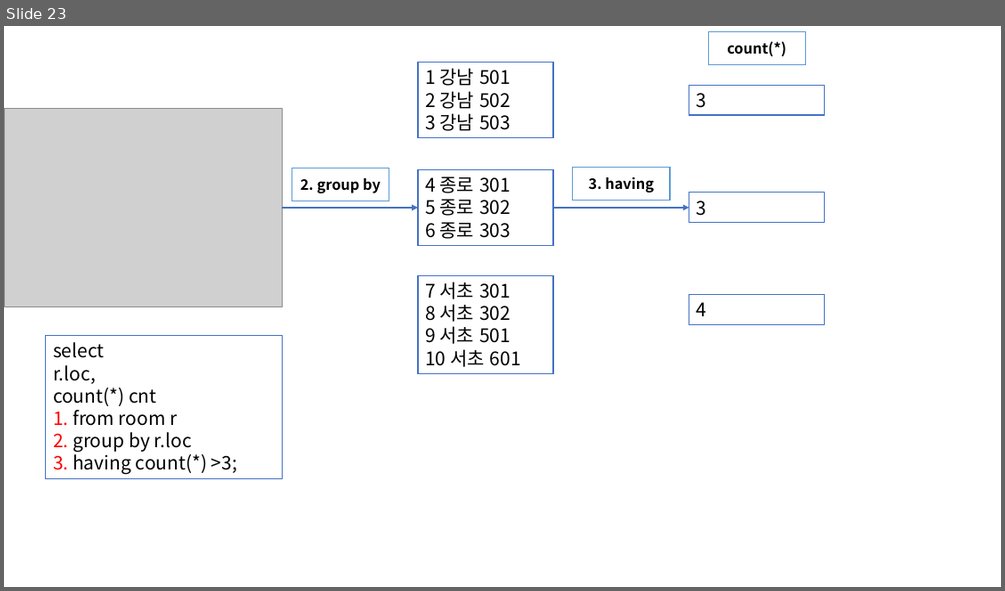
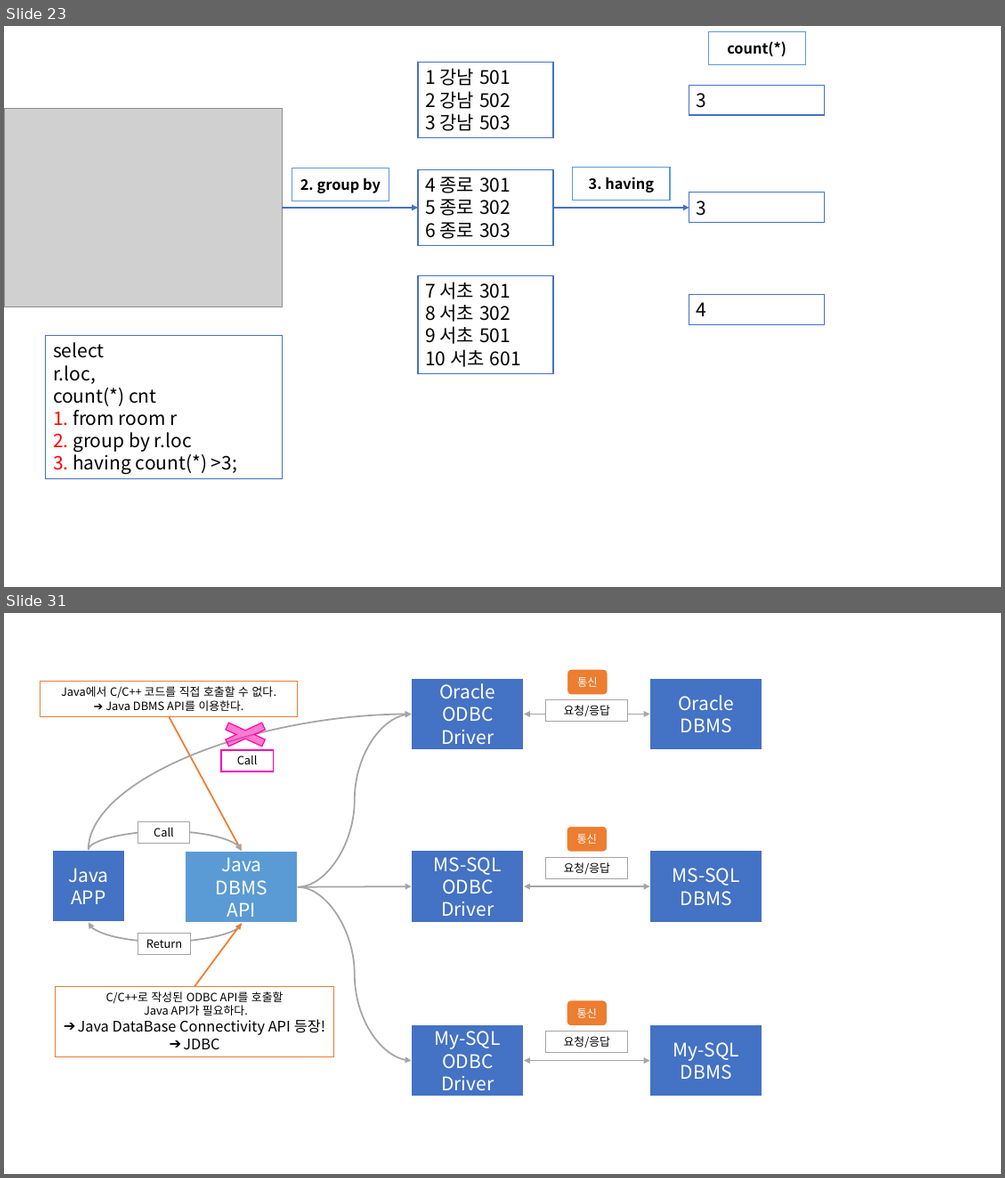
Before and after one commit to Dingadung/2022-study-workspace, a slide deck: study-note/데이터베이스/2022-09-05 내용정리.pptx. Shown one above the other, each under a label of ours: slide 23 before the commit, slides 23 and 31 after it; the slides between them are not shown. The pictures are 1005x591 and 1005x1178 pixels, drawn with LibreOffice and Linux fonts; fonts in the diff are those of the drawing; grey boxes stand for pictures. Boxes give left, top, right and bottom in pixels: in the first picture for what was removed or moved away, otherwise in the second. Text is boxed around its words. In the diff, an @@ line names an element or a change of style, - is before the commit and + after.

```diff
--- a/study-note/데이터베이스/2022-09-05 내용정리.pptx
+++ b/study-note/데이터베이스/2022-09-05 내용정리.pptx
@@ slide 31 added at [4,613,1001,1174], background #FFFFFF @@
@@ rectangle added at [40,681,298,716], fill #FFFFFF, outline #ED7D31 1 pt, 11 pt, text #000000 @@
+Java에서 C/C++ 코드를 직접 호출할 수 없다.
+➔ Java DBMS API를 이용한다.
@@ rectangle added at [412,678,525,751], fill #4472C4, outline #FFFFFF 1.5 pt, 18 pt, text #FFFFFF @@
+Oracle
+ODBC
+Driver
@@ rounded rectangle added at [567,669,608,695], fill #ED7D31, outline #FFFFFF 1.5 pt, 10.5 pt, text #FFFFFF @@
+통신
@@ rectangle added at [650,678,763,751], fill #4472C4, outline #FFFFFF 1.5 pt, 18 pt, text #FFFFFF @@
+Oracle
+DBMS
@@ curved arrow added from (89, 850) to (412, 714), #A5A5A5 1.5 pt @@
@@ arrow added from (169, 716) to (242, 851), #ED7D31 1.5 pt @@
@@ cross added at [210,718,280,751], fill #FF00A8 at 52% opacity, outline #FF00A8 1 pt @@
@@ curved arrow added from (298, 887) to (412, 714), #A5A5A5 1.5 pt @@
@@ double arrow added from (524, 714) to (650, 714), #A5A5A5 1.5 pt @@
@@ rectangle added at [546,700,629,722], fill #FFFFFF, outline #A5A5A5 1 pt, 11 pt, text #000000 @@
+요청/응답
@@ rectangle added at [221,750,273,771], fill #FFFFFF, outline #FF00A8 1 pt, 11 pt, text #000000 @@
+Call
@@ rectangle added at [138,821,190,844], fill #FFFFFF, outline #A5A5A5 1 pt, 11 pt, text #000000 @@
+Call
@@ rounded rectangle added at [566,826,607,852], fill #ED7D31, outline #FFFFFF 1.5 pt, 10.5 pt, text #FFFFFF @@
+통신
@@ rectangle added at [52,850,124,922], fill #4472C4, outline #FFFFFF 1.5 pt, 18 pt, text #FFFFFF @@
+Java
+APP
@@ curved arrow added from (89, 850) to (242, 851), #A5A5A5 1.5 pt @@
@@ rectangle added at [185,851,298,924], fill #5B9BD5, outline #FFFFFF 1.5 pt, 18 pt, text #FFFFFF @@
+Java
+DBMS
+API
@@ rectangle added at [412,850,525,923], fill #4472C4, outline #FFFFFF 1.5 pt, 18 pt, text #FFFFFF @@
+MS-SQL
+ODBC
+Driver
@@ rectangle added at [650,850,763,923], fill #4472C4, outline #FFFFFF 1.5 pt, 18 pt, text #FFFFFF @@
+MS-SQL
+DBMS
@@ rectangle added at [546,857,629,878], fill #FFFFFF, outline #A5A5A5 1 pt, 11 pt, text #000000 @@
+요청/응답
@@ curved arrow added from (298, 887) to (412, 1060), #A5A5A5 1.5 pt @@
@@ arrow added from (298, 887) to (412, 887), #A5A5A5 1.5 pt @@
@@ double arrow added from (524, 887) to (650, 887), #A5A5A5 1.5 pt @@
@@ curved arrow added from (242, 924) to (89, 922), #A5A5A5 1.5 pt @@
@@ arrow added from (194, 986) to (242, 924), #ED7D31 1.5 pt @@
@@ rectangle added at [138,933,191,955], fill #FFFFFF, outline #A5A5A5 1 pt, 11 pt, text #000000 @@
+Return
@@ rectangle added at [55,986,334,1056], fill #FFFFFF, outline #ED7D31 1 pt, 14 pt, text #000000 @@
+C/C++로 작성된 ODBC API를 호출할
+Java API가 필요하다.
+➔ Java DataBase Connectivity API 등장!
+➔ JDBC
@@ rounded rectangle added at [566,999,607,1026], fill #ED7D31, outline #FFFFFF 1.5 pt, 10.5 pt, text #FFFFFF @@
+통신
@@ rectangle added at [412,1024,525,1097], fill #4472C4, outline #FFFFFF 1.5 pt, 18 pt, text #FFFFFF @@
+My-SQL
+ODBC
+Driver
@@ rectangle added at [546,1031,629,1053], fill #FFFFFF, outline #A5A5A5 1 pt, 11 pt, text #000000 @@
+요청/응답
@@ rectangle added at [650,1024,763,1097], fill #4472C4, outline #FFFFFF 1.5 pt, 18 pt, text #FFFFFF @@
+My-SQL
+DBMS
@@ double arrow added from (524, 1060) to (650, 1060), #A5A5A5 1.5 pt @@
```
Also in this commit, not shown: 14 other slides added, 6 slides removed, 8 other files.
